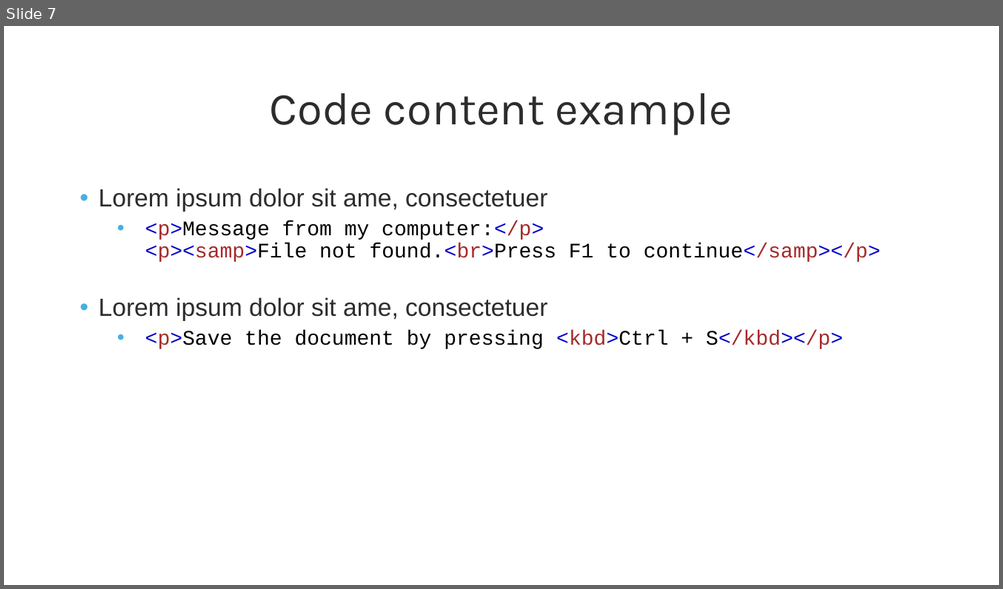
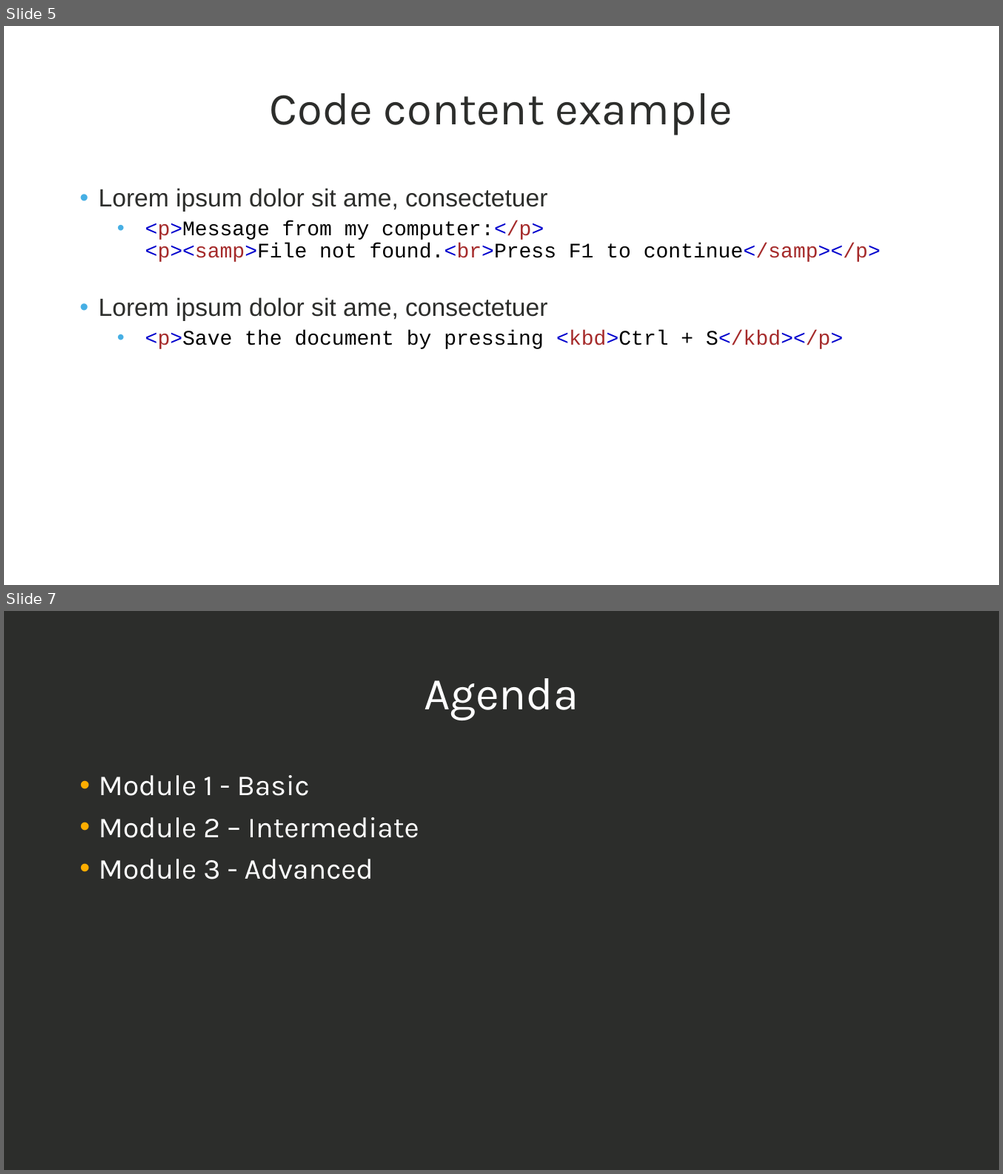
Before and after one commit to dkacban/dotnet-agents, a slide deck: PRESENTATION/Presentation Template_UCP25.pptx. Shown one above the other, each under a label of ours: slide 7 before the commit, slides 5 and 7 after it; the slides between them are not shown. The pictures are 1003x589 and 1003x1174 pixels, drawn with LibreOffice and Linux fonts; fonts in the diff are those of the drawing; background and template pictures are left out. Boxes give left, top, right and bottom in pixels: in the first picture for what was removed or moved away, otherwise in the second. Text is boxed around its words. In the diff, an @@ line names an element or a change of style, - is before the commit and + after.

Commit message:
add 1st module projectsAdd title slide

```diff
--- a/PRESENTATION/Presentation Template_UCP25.pptx
+++ b/PRESENTATION/Presentation Template_UCP25.pptx
@@ slide 7 added at bbox=[4, 611, 999, 1170], background picture (left out) @@
@@ title added at bbox=[424, 678, 578, 721], 44 pt, text #FFFFFF @@
+Agenda
@@ text added at bbox=[99, 775, 419, 880], 28 pt, text #FFFFFF @@
+• Module 1 - Basic
+• Module 2 – Intermediate
+• Module 3 - Advanced
@@ what was slide 7 is now slide 5 @@
```
Also in this commit, not shown: 1 other slide added, 4 slides removed, 32 other files.
